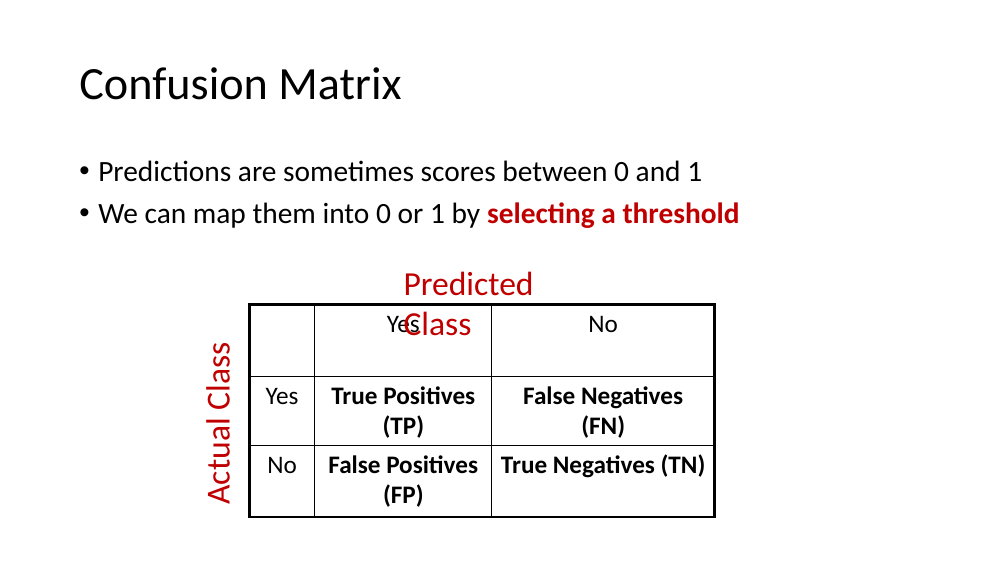
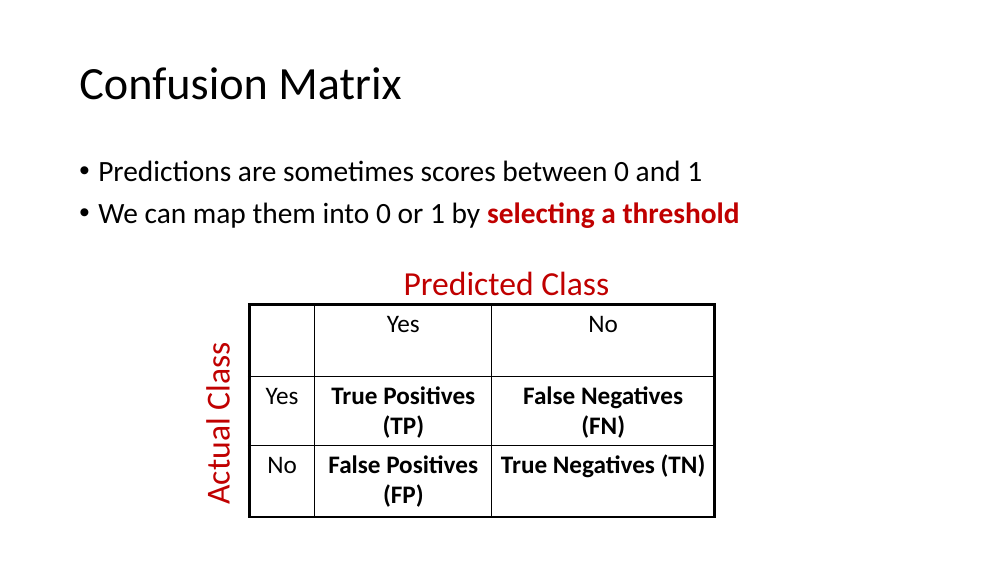
Before and after one commit to noise-lab/ml-systems, a slide deck: slide 16 of docs/slides/08-Pipelines.pptx. Drawn at 1008x567 pixels with LibreOffice and Linux fonts; fonts in the diff are those of the drawing. Boxes give left, top, right and bottom in pixels: in the first picture for what was removed or moved away, otherwise in the second. Text is boxed around its words. In the diff, an @@ line names an element or a change of style, - is before the commit and + after.

```diff
--- a/docs/slides/08-Pipelines.pptx
+++ b/docs/slides/08-Pipelines.pptx
@@ text "Predicted Class" rewrapped from box(404, 271, 534, 336) to box(404, 271, 609, 296) @@
```
Also in this commit, not shown: 1 other slide changed, 5 other files.
